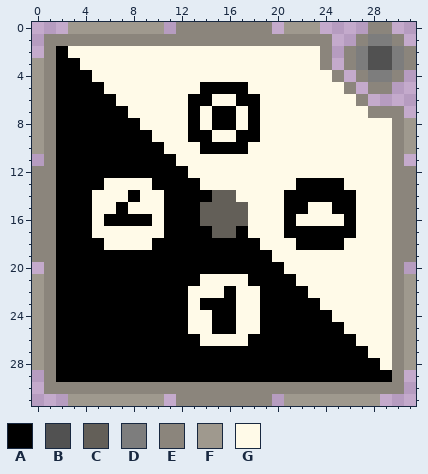
Two versions of one pixel-art sprite, Icons/Not Saimoe Maze.png. This is how it looked before the edit.
The file is 32x32 pixels. Colours within 5 levels of each other are drawn and written as one.
Palette (. is transparent): A #000000  B #515151  C #635f58  D #7d7d7d  E #8b857c  F #9f998e  G #fffae8
New version:
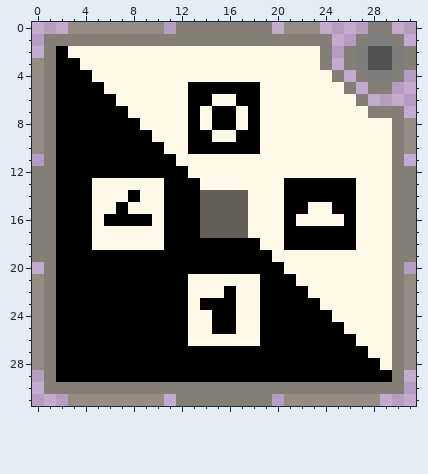
Difference:
colour E: #8b857c -> #847f76
colour F: #9f998e -> #938d83
y 5: x 13 G -> A; x 18 G -> A
y 10: x 13 G -> A; x 18 G -> A
y 13: x 5 A -> G; x 10 A -> G; x 21 G -> A; x 26 G -> A
y 14: x 14 A -> C; x 17 G -> C
y 17: x 14 A -> C; x 17 A -> C
y 18: x 5 A -> G; x 10 A -> G; x 21 G -> A; x 26 G -> A
y 21: x 13 A -> G; x 18 A -> G
y 26: x 13 A -> G; x 18 A -> G
Pixel boxes of the changes (left, top, right, bottom) in both pictures:
changed: (32, 22, 416, 406)
